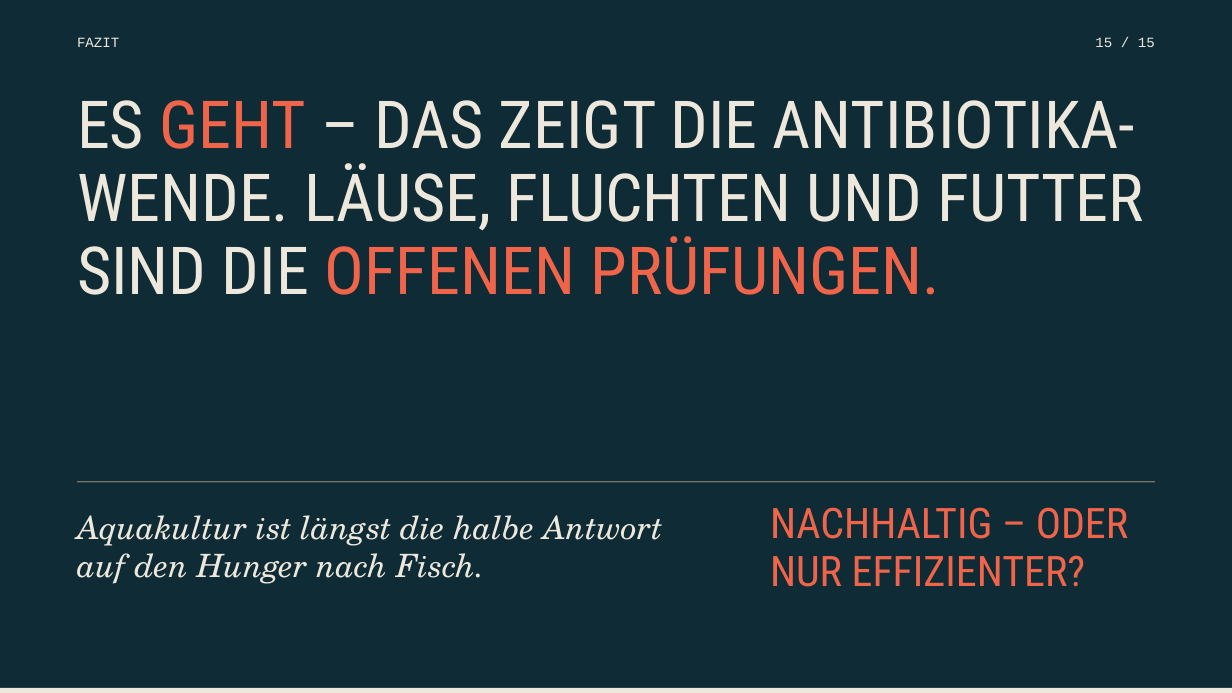
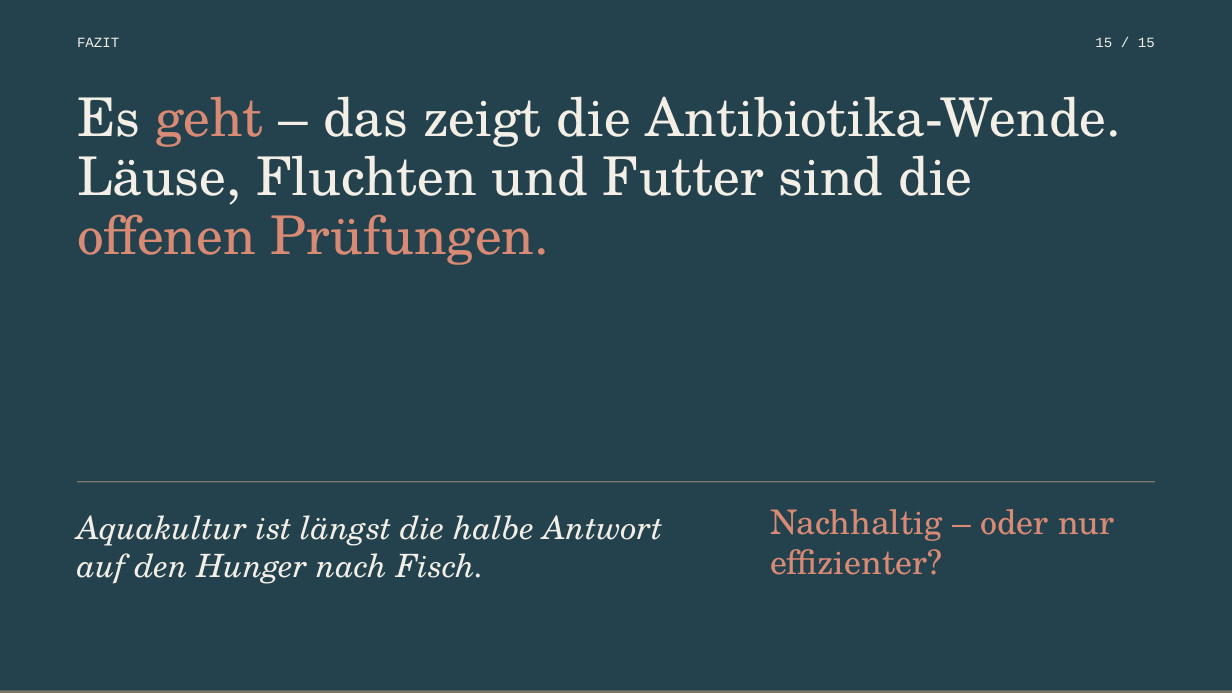
Before and after one commit to fakexkira/SlawaStudios, a slide deck: slide 15 of praesentation-lachs/Lachs-aus-dem-Kaefig.pptx. Drawn at 1232x693 pixels with LibreOffice and Linux fonts; fonts in the diff are those of the drawing. Boxes give left, top, right and bottom in pixels: in the first picture for what was removed or moved away, otherwise in the second. Text is boxed around its words. In the diff, an @@ line names an element or a change of style, - is before the commit and + after.

```diff
--- a/praesentation-lachs/Lachs-aus-dem-Kaefig.pptx
+++ b/praesentation-lachs/Lachs-aus-dem-Kaefig.pptx
@@ background #0E2B36 to #23424D @@
@@ text at (77, 96, 1122, 265): text changed; size 51.7 to 41.6 pt; font Roboto Condensed to TeX Gyre Schola; text colour #EEE8DC to #F3EFE6 @@
-ES GEHT – DAS ZEIGT DIE ANTIBIOTIKA-WENDE. LÄUSE, FLUCHTEN UND FUTTER SIND DIE OFFENEN PRÜFUNGEN.
+Es geht – das zeigt die Antibiotika-Wende. Läuse, Fluchten und Futter sind die offenen Prüfungen.
@@ text colour #EEE8DC to #F3EFE6 in 3 elements at (77, 37, 119, 47), (1095, 37, 1155, 47), (77, 515, 662, 584) @@
@@ rectangle at (77, 482, 1155, 482): fill #7A7367 to #7D776B @@
@@ text at (770, 509, 1114, 575): text changed; size 32.8 to 26.4 pt; font Roboto Condensed to TeX Gyre Schola; text colour #F0654A to #D98A74 @@
-NACHHALTIG – ODER NUR EFFIZIENTER?
+Nachhaltig – oder nur effizienter?
@@ rectangle at (0, 690, 1232, 693): fill #EEE8DC to #7D776B @@
```
Also in this commit, not shown: 14 other slides changed, 4 other files.
